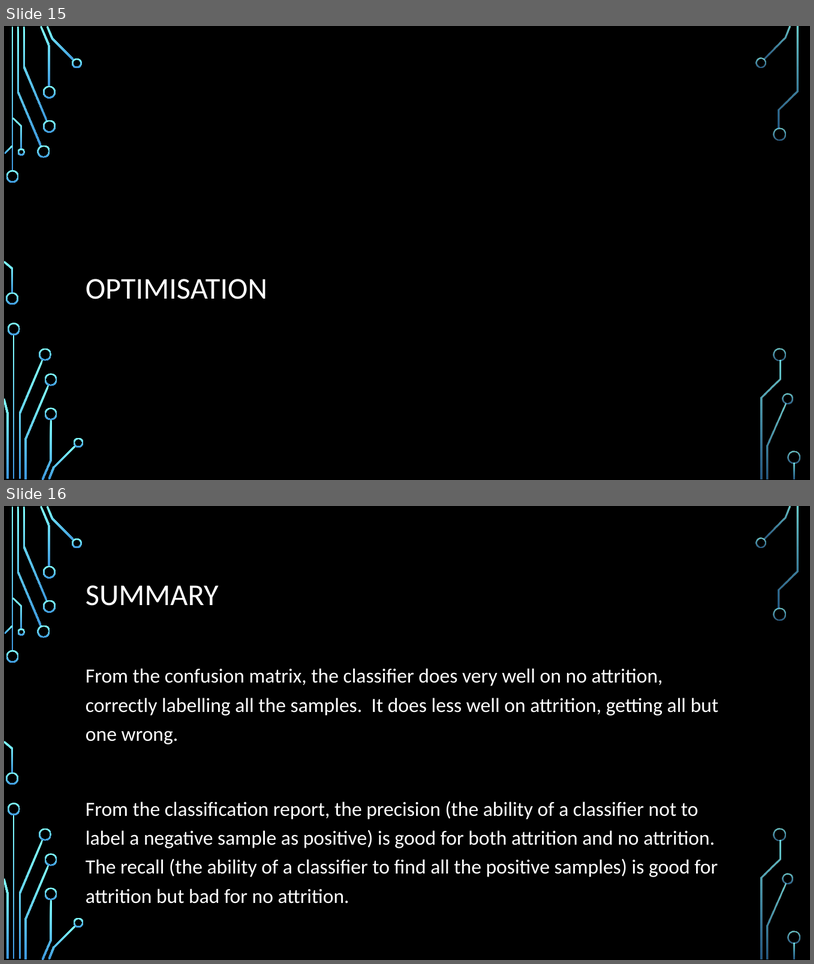
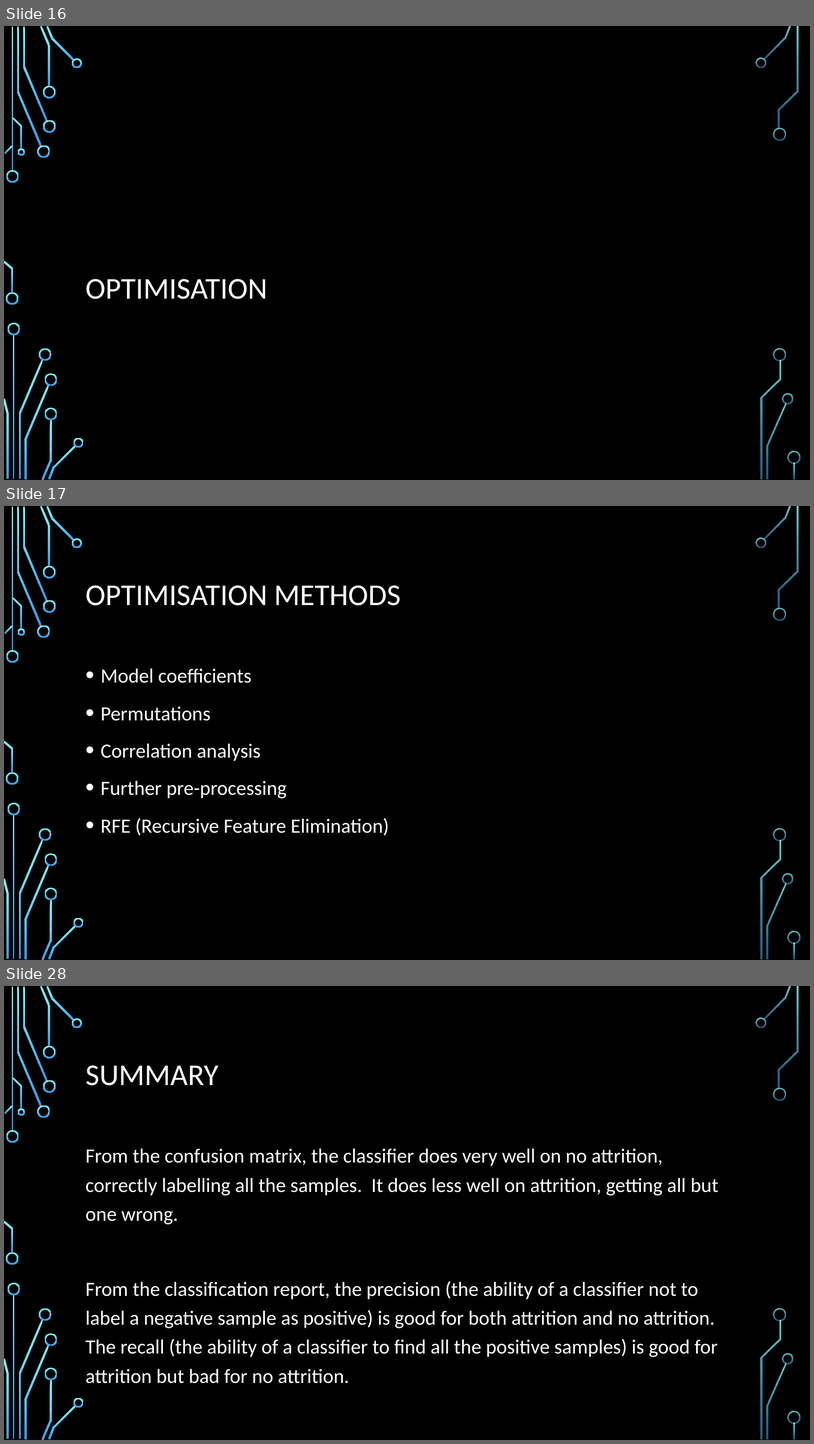
Before and after one commit to ddaniel2024/Project-4, a slide deck: Employee Attrition Prediction Presentation.pptx. Shown one above the other, each under a label of ours: slides 15 and 16 before the commit, slides 16, 17 and 28 after it; the slides between them are not shown. The pictures are 814x964 and 814x1444 pixels, drawn with LibreOffice and Linux fonts; fonts in the diff are those of the drawing; background and template pictures are left out. Boxes give left, top, right and bottom in pixels: in the first picture for what was removed or moved away, otherwise in the second. Text is boxed around its words. In the diff, an @@ line names an element or a change of style, - is before the commit and + after.

```diff
--- a/Employee Attrition Prediction Presentation.pptx
+++ b/Employee Attrition Prediction Presentation.pptx
@@ slide 17 added at (4, 506, 810, 960), background picture (left out); not listed: 36 template elements that a slide beside it also shows @@
@@ title added at (86, 585, 401, 606), 36 pt, text #FFFFFF @@
+OPTIMISATION METHODS
@@ text added at (101, 668, 389, 835), 24 pt, text #FFFFFF @@
+• Model coefficients
+• Permutations
+• Correlation analysis
+• Further pre-processing
+• RFE (Recursive Feature Elimination)
@@ what was slide 15 is now slide 16 @@
@@ what was slide 16 is now slide 28 @@
```
Also in this commit, not shown: 1 slide changed, 12 other slides added, 1 slide removed, 1 other file.
